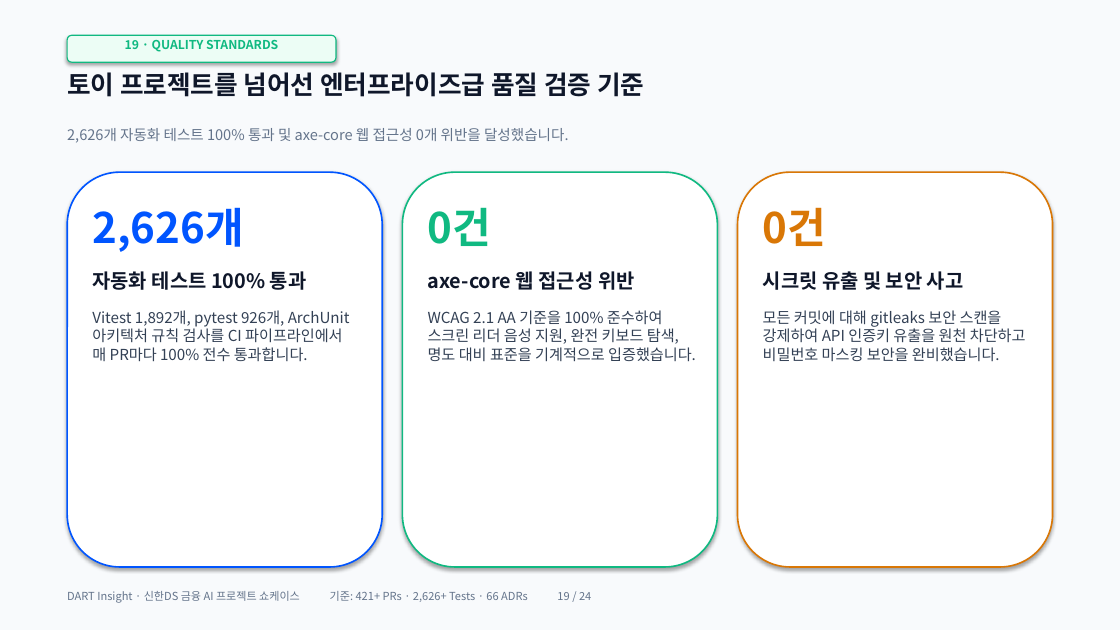
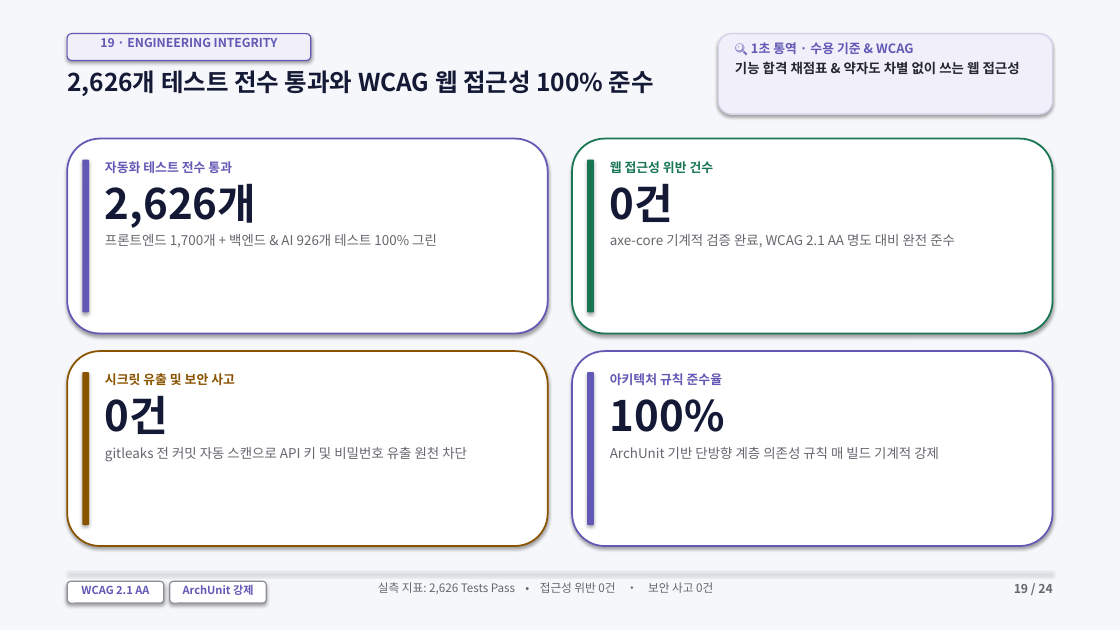
Before and after one commit to ShinhanDSProject/dart-insight, a slide deck: slide 19 of docs/DART_Insight_Presentation.pptx. Drawn at 1120x630 pixels with LibreOffice and Linux fonts; fonts in the diff are those of the drawing. Boxes give left, top, right and bottom in pixels: in the first picture for what was removed or moved away, otherwise in the second. Text is boxed around its words. In the diff, an @@ line names an element or a change of style, - is before the commit and + after.

Commit message:
feat: 4-Zone 시각 다이어그램 및 1초 용어 통역 뱃지 중심 발표 자료 시스템 고도화

```diff
--- a/docs/DART_Insight_Presentation.pptx
+++ b/docs/DART_Insight_Presentation.pptx
@@ rectangle at box(0, 0, 1120, 630): fill #F8FAFC to #F6F7FA @@
@@ rounded rectangle: place and size @@
-rounded rectangle at box(67, 35, 336, 62)
+rounded rectangle at box(67, 34, 311, 60)
@@ rounded rectangle at box(67, 34, 311, 60): fill #ECFDF5 to #F0EFFA; outline #10B981 1 pt to #6159B5 1 pt @@
@@ text at box(100, 38, 278, 47): text changed; text colour #10B981 to #6159B5 @@
-19 · QUALITY STANDARDS
+19 · ENGINEERING INTEGRITY
@@ rounded rectangle added at box(718, 34, 1053, 114), fill #F0EFFA, outline #D6D3E8 1.2 pt @@
@@ text added at box(735, 42, 1020, 77), 11.5 pt, text #242630, bold @@
+🔍 1초 통역 · 수용 기준 & WCAG
+기능 합격 채점표 & 약자도 차별 없이 쓰는 웹 접근성
@@ text at box(67, 70, 654, 96): text changed; size 22 to 21 pt; text colour #0F172A to #141936 @@
-토이 프로젝트를 넘어선 엔터프라이즈급 품질 검증 기준
+2,626개 테스트 전수 통과와 WCAG 웹 접근성 100% 준수
@@ text removed at box(67, 128, 568, 143) @@
-2,626개 자동화 테스트 100% 통과 및 axe-core 웹 접근성 0개 위반을 달성했습니다.
@@ rounded rectangle added at box(67, 139, 548, 334), fill #FFFFFF, outline #6159B5 1.5 pt @@
@@ rounded rectangle: place and size @@
-rounded rectangle at box(738, 172, 1053, 567)
+rounded rectangle at box(572, 139, 1053, 334)
@@ rounded rectangle at box(572, 139, 1053, 334): outline #D97706 1.4 pt to #187653 1.5 pt @@
@@ rounded rectangle removed at box(67, 172, 382, 567) @@
@@ rounded rectangle: place and size @@
-rounded rectangle at box(402, 172, 718, 567)
+rounded rectangle at box(82, 160, 89, 313)
@@ rounded rectangle at box(82, 160, 89, 313): fill #FFFFFF to #6159B5; outline #10B981 1.4 pt to none @@
@@ text at box(105, 161, 437, 247): text changed; size 13 to 11.5 pt; text colour #334155 to #66666E @@
-0건
-axe-core 웹 접근성 위반
-WCAG 2.1 AA 기준을 100% 준수하여 스크린 리더 음성 지원, 완전 키보드 탐색, 명도 대비 표준을 기계적으로 입증했습니다.
+자동화 테스트 전수 통과
+2,626개
+프론트엔드 1,700개 + 백엔드 & AI 926개 테스트 100% 그린
@@ rounded rectangle added at box(587, 160, 594, 313), fill #187653 @@
@@ text added at box(610, 159, 955, 247), 11.5 pt, text #66666E @@
+웹 접근성 위반 건수
+0건
+axe-core 기계적 검증 완료, WCAG 2.1 AA 명도 대비 완전 준수
@@ text removed at box(92, 207, 350, 362) @@
-2,626개
-자동화 테스트 100% 통과
-Vitest 1,892개, pytest 926개, ArchUnit 아키텍처 규칙 검사를 CI 파이프라인에서 매 PR마다 100% 전수 통과합니다.
@@ text removed at box(763, 207, 1026, 361) @@
-0건
-시크릿 유출 및 보안 사고
-모든 커밋에 대해 gitleaks 보안 스캔을 강제하여 API 인증키 유출을 원천 차단하고 비밀번호 마스킹 보안을 완비했습니다.
@@ rounded rectangle added at box(67, 351, 548, 546), fill #FFFFFF, outline #8A5300 1.5 pt @@
@@ rounded rectangle added at box(572, 351, 1053, 546), fill #FFFFFF, outline #6159B5 1.5 pt @@
@@ rounded rectangle added at box(82, 372, 89, 525), fill #8A5300 @@
@@ text added at box(105, 373, 467, 462), 11.5 pt, text #66666E @@
+시크릿 유출 및 보안 사고
+0건
+gitleaks 전 커밋 자동 스캔으로 API 키 및 비밀번호 유출 원천 차단
@@ rounded rectangle added at box(587, 372, 594, 525), fill #6159B5 @@
@@ text added at box(610, 373, 939, 459), 11.5 pt, text #66666E @@
+아키텍처 규칙 준수율
+100%
+ArchUnit 기반 단방향 계층 의존성 규칙 매 빌드 기계적 강제
@@ text removed at box(67, 591, 591, 603) @@
-DART Insight · 신한DS 금융 AI 프로젝트 쇼케이스 기준: 421+ PRs · 2,626+ Tests · 66 ADRs 19 / 24
@@ rectangle added at box(67, 571, 1053, 573), fill #E4E6EB @@
@@ rounded rectangle added at box(67, 581, 164, 603), fill #FFFFFF, outline #8E8F99 1 pt @@
@@ text added at box(81, 585, 149, 594), 9.5 pt, text #6159B5, bold @@
+WCAG 2.1 AA
@@ rounded rectangle added at box(170, 581, 266, 603), fill #FFFFFF, outline #8E8F99 1 pt @@
@@ text added at box(183, 585, 253, 595), 9.5 pt, text #6159B5, bold @@
+ArchUnit 강제
@@ text added at box(378, 582, 713, 594), 10 pt, text #66666E @@
+실측 지표: 2,626 Tests Pass • 접근성 위반 0건 • 보안 사고 0건
@@ text added at box(1014, 584, 1052, 593), 10.5 pt, text #66666E, bold @@
+19 / 24
```
Also in this commit, not shown: 16 other slides changed, 7 slides added, 7 slides removed, 4 other files.
